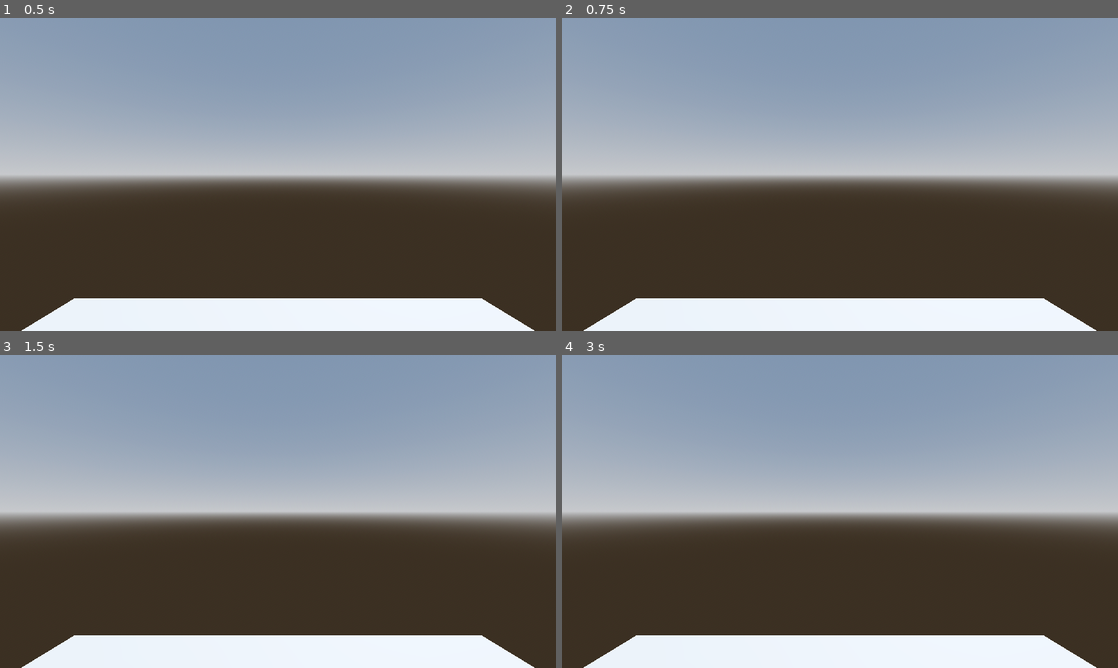
Above: before the commit, frames 1-4 (two rows, left to right).
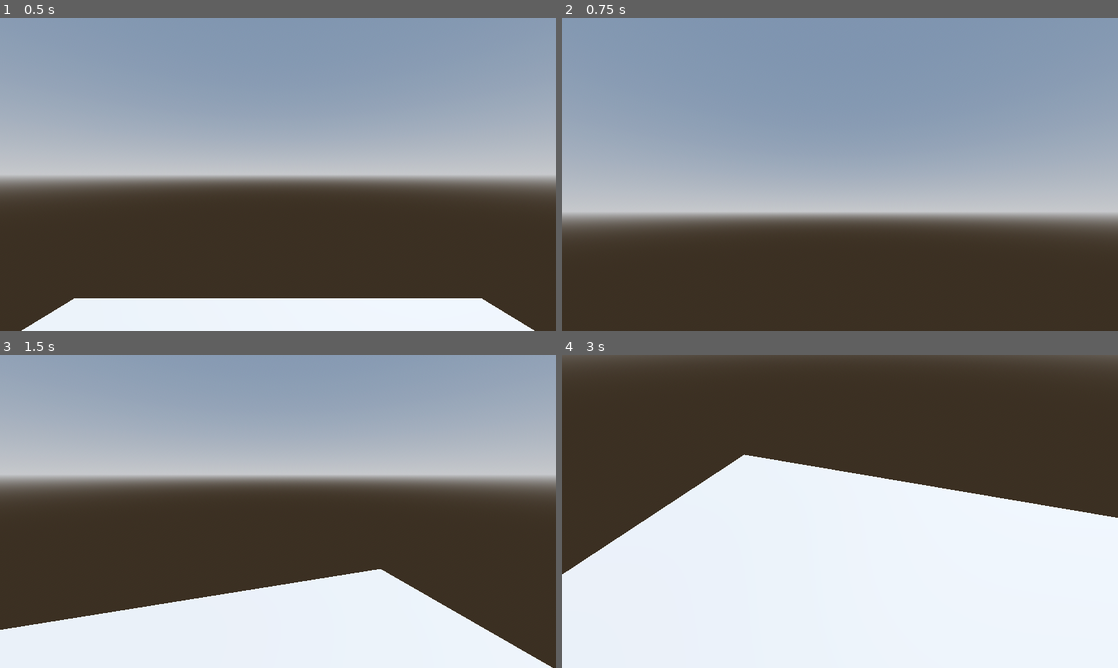
Above: after the commit, the same moments.

Repository: erykksc/krakjam25
Game: Godot game, scene res://game/game.tscn
Two runs of this game, one before a commit and one after it. Both use one fixed random seed, a clock stepped at 60 frames per second and the inputs below.
Inputs (mouse positions are in pixels of both pictures, inside the frame that each line leads up to):
- Up to frame 1 (0.5 s): no input
- Up to frame 2 (0.75 s): tap Enter at 0.5 s; move the mouse to (962, 158) at 0.52 s
- Up to frame 3 (1.5 s): tap Space at 1.25 s; move the mouse to (166, 527) at 1.27 s
- Up to frame 4 (3 s): tap Enter at 2 s; move the mouse to (895, 442) at 2.02 s; tap Space at 2.75 s; move the mouse to (812, 574) at 2.77 s

Frame 1 is identical in both runs. In frame 2, 31% of the frame differs, in the area x 0-100%, y 40-100%; in frame 3, 34%; in frame 4, 91%, in the area x 0-100%, y 0-100%.
Error before the commit: Parse Error: Could not find type "Player" in the current scope. (res://player/camera_3d.gd:3)

Commit message:
fixup! chore: remove player.gd

Diff:
--- a/player/camera_3d.gd
+++ b/player/camera_3d.gd
@@ -1,6 +1,6 @@
 extends Camera3D
 
-@onready var player: Player = get_parent()
+@onready var player: Node3D = get_parent()
 
 ## Increase this value to give a slower turn speed
 @export var CAMERA_TURN_SPEED:float = 200
